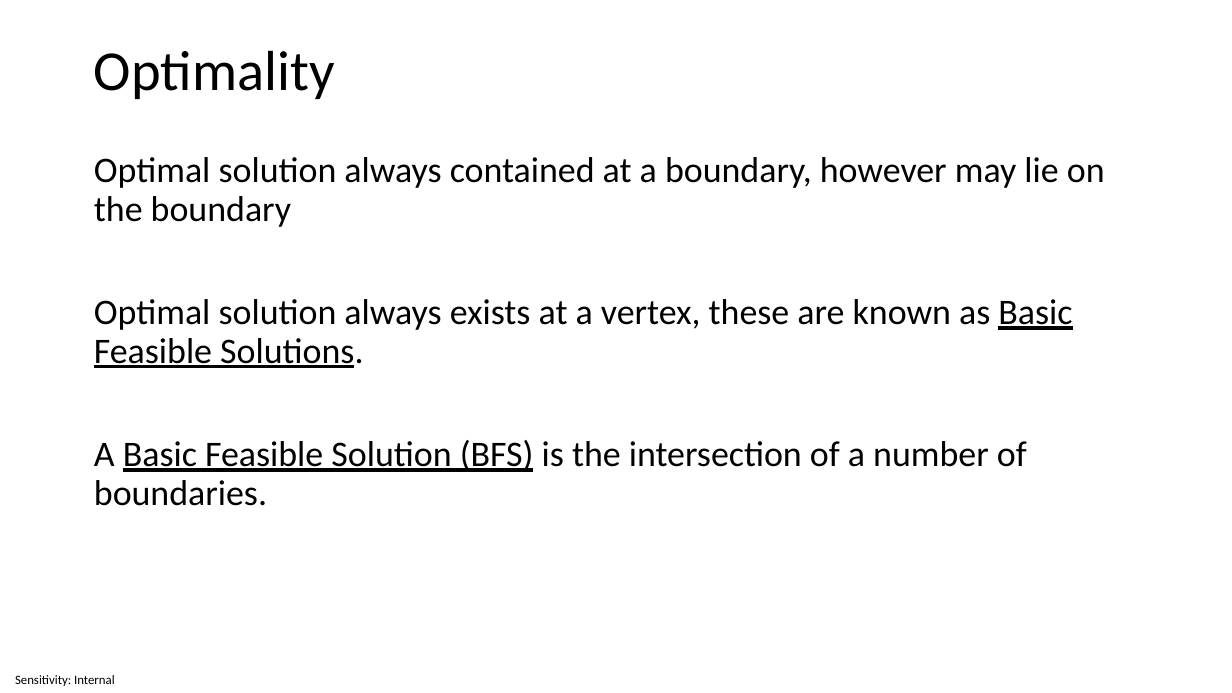
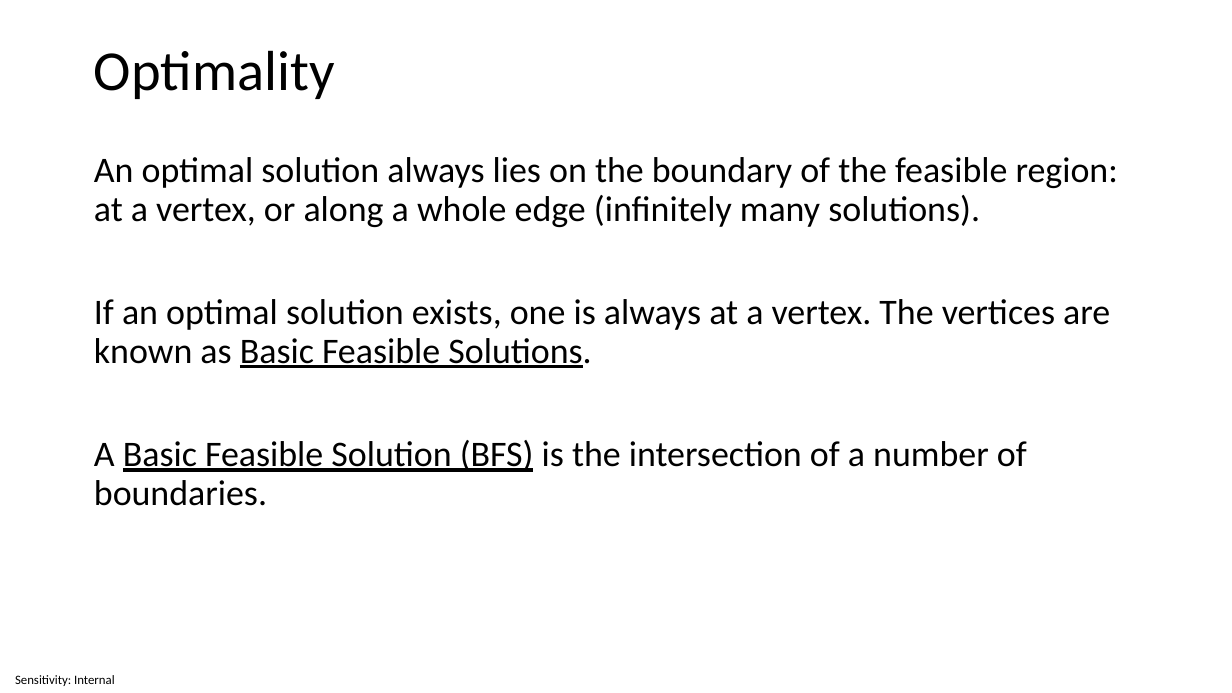
Before and after one commit to invariantum/operational_research, a slide deck: slide 19 of content/Lectures/Semester 1/Week 02 - Linear Programming 1/5 Source Files/Week 2 - Linear Programming 1.pptx. Drawn at 1232x693 pixels with LibreOffice and Linux fonts; fonts in the diff are those of the drawing. Boxes give left, top, right and bottom in pixels: in the first picture for what was removed or moved away, otherwise in the second. Text is boxed around its words. In the diff, an @@ line names an element or a change of style, - is before the commit and + after.

```diff
--- a/content/Lectures/Semester 1/Week 02 - Linear Programming 1/5 Source Files/Week 2 - Linear Programming 1.pptx
+++ b/content/Lectures/Semester 1/Week 02 - Linear Programming 1/5 Source Files/Week 2 - Linear Programming 1.pptx
@@ text at (x1=94, y1=157, x2=1118, y2=368): text changed @@
-Optimal solution always contained at a boundary, however may lie on the boundary
-Optimal solution always exists at a vertex, these are known as Basic Feasible Solutions.
+An optimal solution always lies on the boundary of the feasible region: at a vertex, or along a whole edge (infinitely many solutions).
+If an optimal solution exists, one is always at a vertex. The vertices are known as Basic Feasible Solutions.
```
Also in this commit, not shown: 3 other slides changed, 11 other files.
